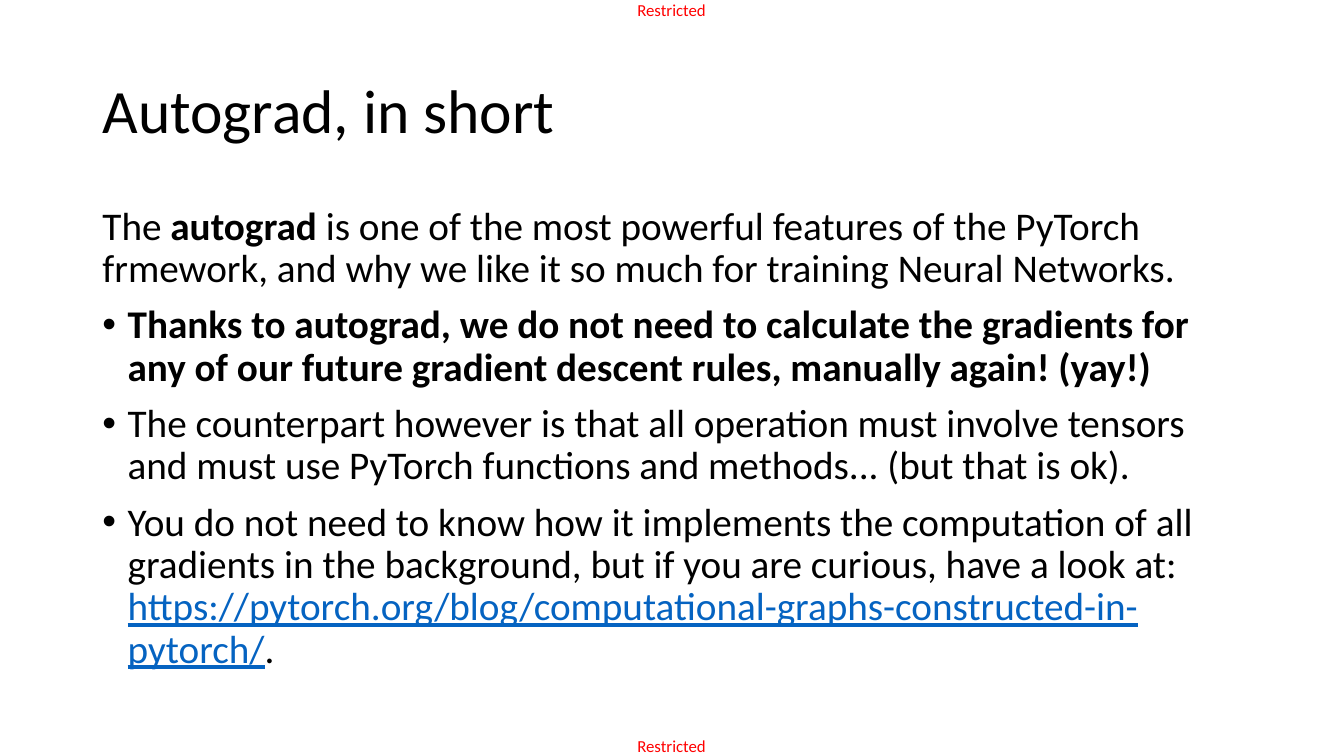
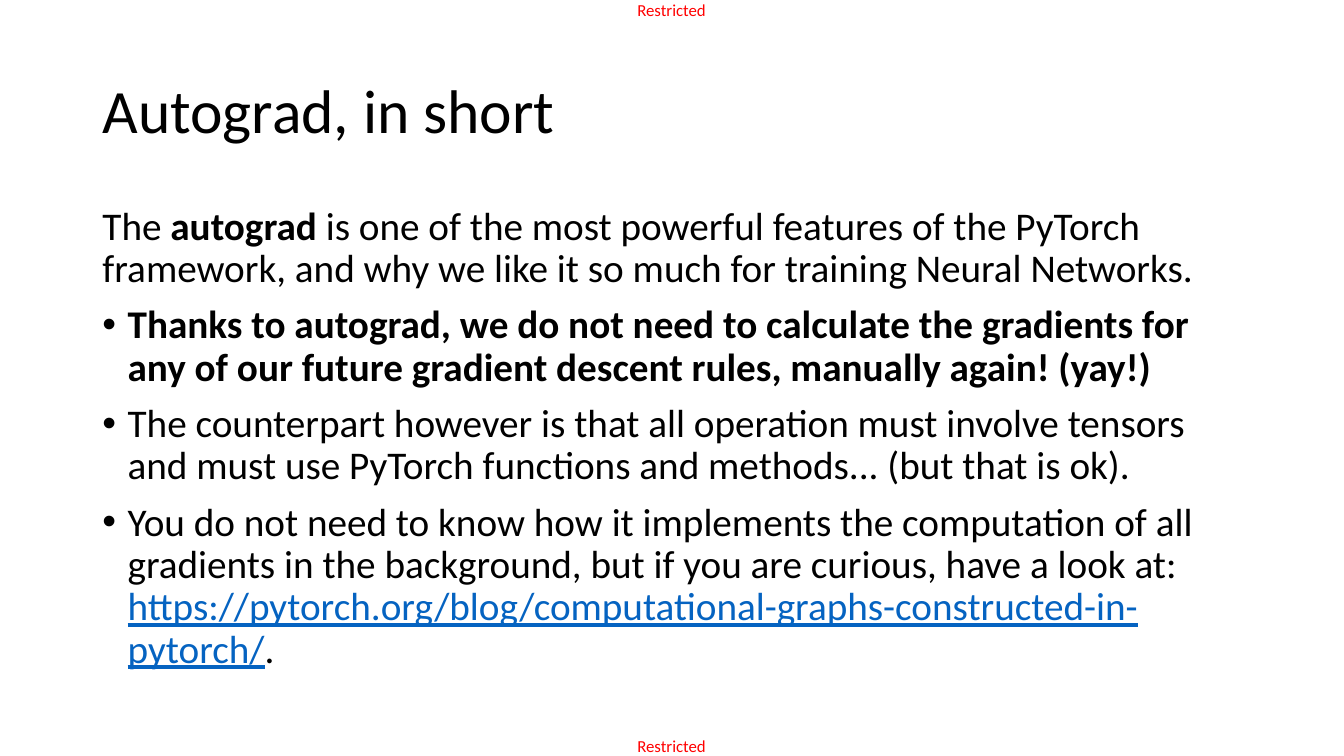
Before and after one commit to matthieudemari/SUTD_DL_50_039, a slide deck: slide 9 of W3/2. W3S2 final/W3S2.pptx. Drawn at 1344x756 pixels with LibreOffice and Linux fonts; fonts in the diff are those of the drawing. Boxes give left, top, right and bottom in pixels: in the first picture for what was removed or moved away, otherwise in the second. Text is boxed around its words. In the diff, an @@ line names an element or a change of style, - is before the commit and + after.

```diff
--- a/W3/2. W3S2 final/W3S2.pptx
+++ b/W3/2. W3S2 final/W3S2.pptx
@@ text at (102,212,1193,289): text changed @@
-The autograd is one of the most powerful features of the PyTorch frmework, and why we like it so much for training Neural Networks.
+The autograd is one of the most powerful features of the PyTorch framework, and why we like it so much for training Neural Networks.
```
Also in this commit, not shown: 6 other slides changed, 10 other files.
